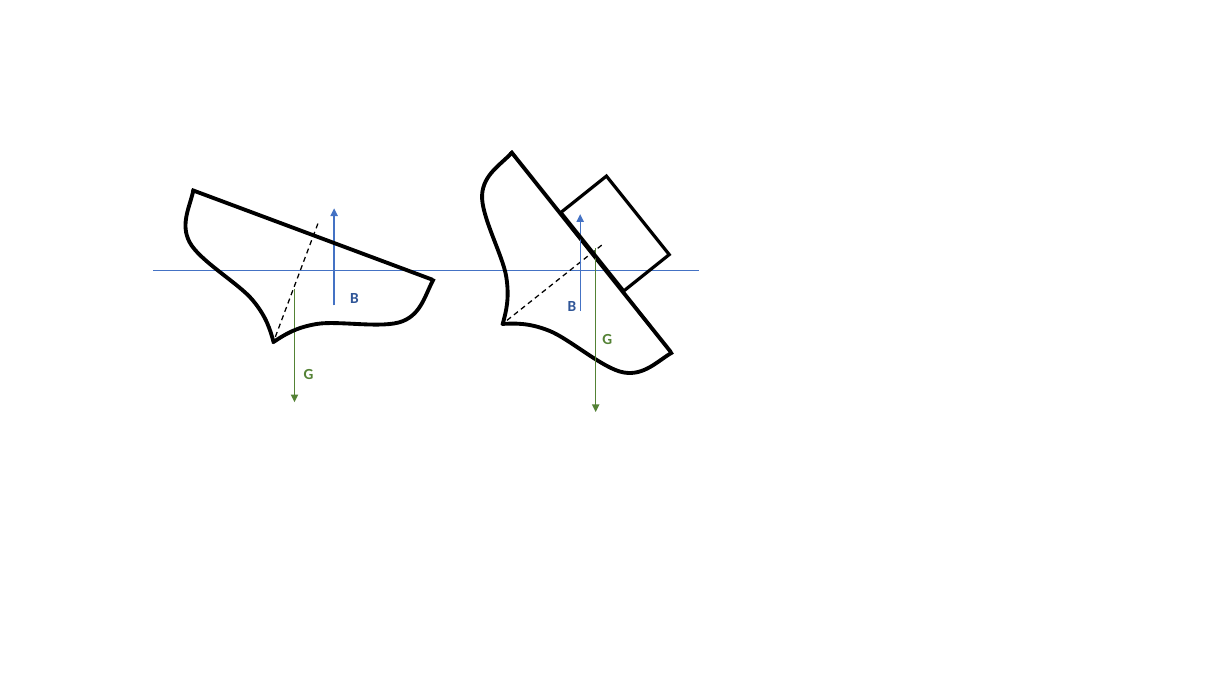
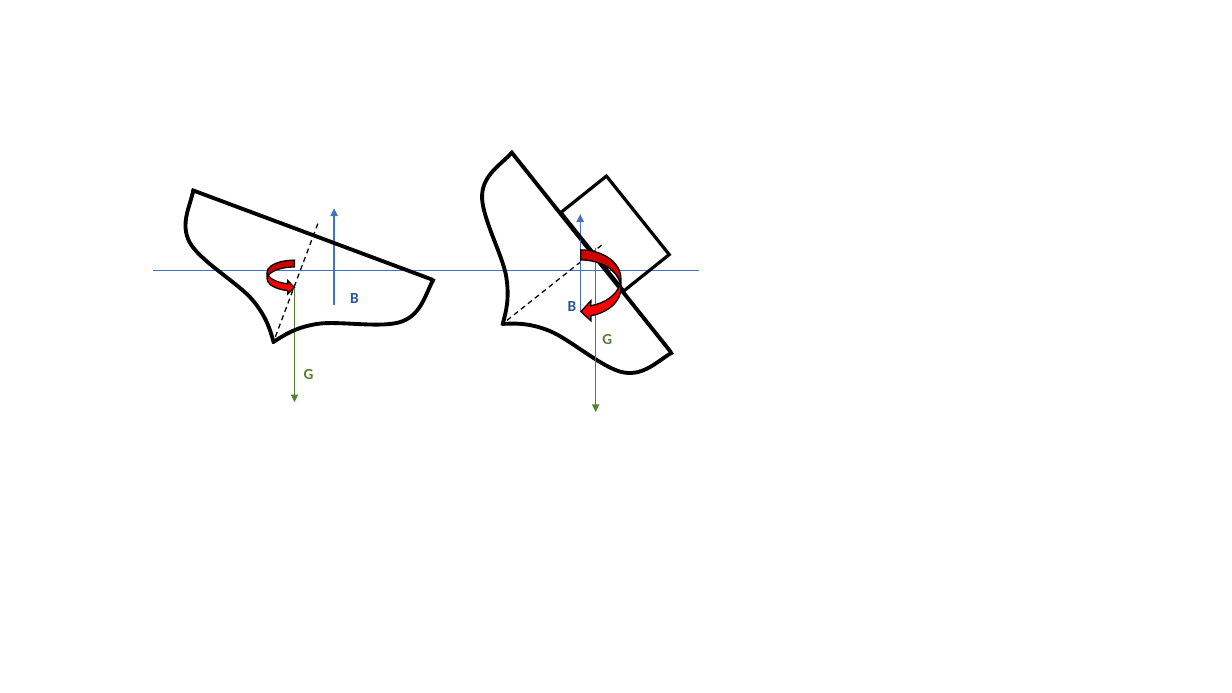
Before and after one commit to MatthewHeun/MCBook2021, a slide deck: slide 1 of chapters/ch02-Boundaries/figures/buoyancy.pptx. Drawn at 1232x693 pixels with LibreOffice and Linux fonts; fonts in the diff are those of the drawing. Boxes give left, top, right and bottom in pixels: in the first picture for what was removed or moved away, otherwise in the second. Text is boxed around its words. In the diff, an @@ line names an element or a change of style, - is before the commit and + after.

```diff
--- a/chapters/ch02-Boundaries/figures/buoyancy.pptx
+++ b/chapters/ch02-Boundaries/figures/buoyancy.pptx
@@ curved right arrow added at <box>267,261,295,295</box>, fill #FF0000, outline #000000 1 pt @@
@@ curved right arrow added at <box>581,250,621,322</box>, fill #FF0000, outline #000000 1 pt @@
```
Also in this commit, not shown: 1 other file.
